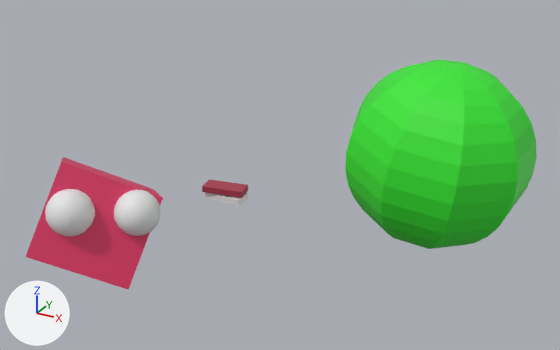
What one commit did to the glTF model models/monkey.gltf.
Rendered twice from a camera (50 mm lens) standing at (50.6, -61.9, 35.1) and looking at (19.8, -5.9, 7.1). The axes (+X, +Y, +Z) are drawn at lower left. The lights are the same throughout. Where no turn or scale is listed for an object, it has been applied to the vertices.
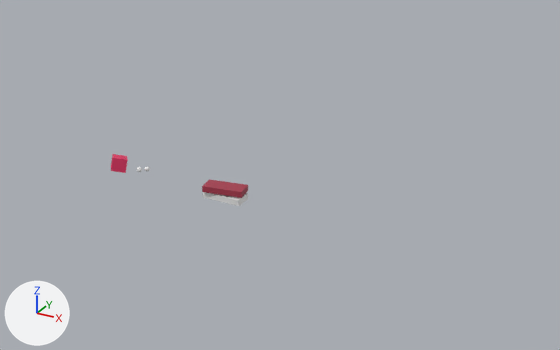
Boxes [x1, y1, x2, y2] around the edits, measured in the pictures (560 x 350 px):
'Sphere.002', deleted (green)
    before: [345, 59, 537, 249]
'Cube', moved, turned, rescaled
    before: [26, 157, 163, 290]
    after: [111, 154, 128, 173]
'Sphere.001', moved, rescaled
    before: [45, 189, 95, 236]
    after: [137, 167, 142, 172]
'Sphere', moved, rescaled
    before: [114, 190, 161, 236]
    after: [145, 167, 150, 171]

The edits, one by one:
Object 'Cube' (ob_cube) moves from (1.79, -11.02, 0.39) to (-3.99, -0.17, 1.29).
Object 'Cube' (ob_cube) turns from (-52, 58, -102) to (-68, 76, -117) degrees about x, y and z.
Object 'Cube' (ob_cube) is rescaled from (-4.59, -4.89, -4.7) to (-0.764, -0.814, -0.781).
Object 'Sphere' (ob_sphere) moves from (7.42, -11.18, 2.67) to (-0.28, 0.14, 1.26).
Object 'Sphere' (ob_sphere) is rescaled from (2.17, 2.17, 2.17) to (0.27, 0.27, 0.27).
Object 'Sphere.001' (ob_sphere_001) moves from (2.72, -14.96, 3.24) to (-0.83, -0.54, 1.34).
Object 'Sphere.001' (ob_sphere_001) is rescaled from (2.26, 2.26, 2.26) to (0.28, 0.28, 0.28).
Object 'Sphere.002' (ob_sphere_002) is deleted.
